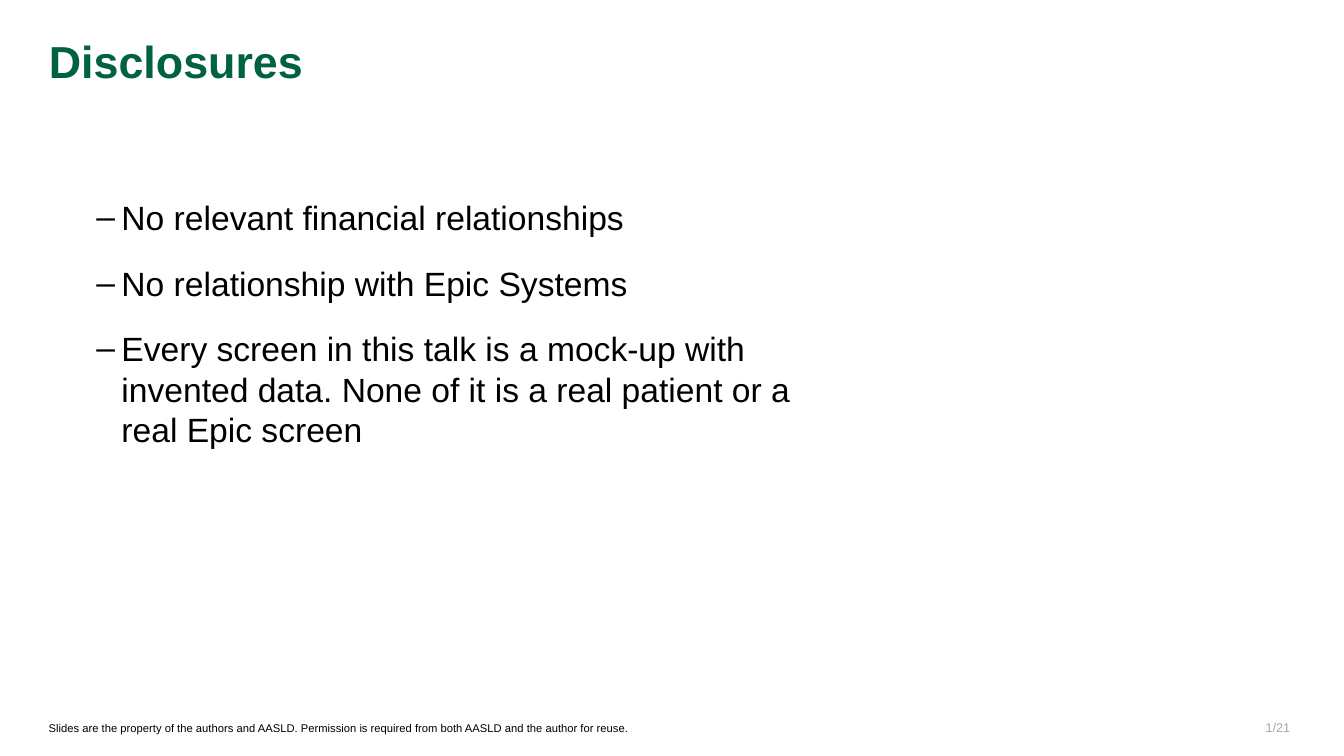
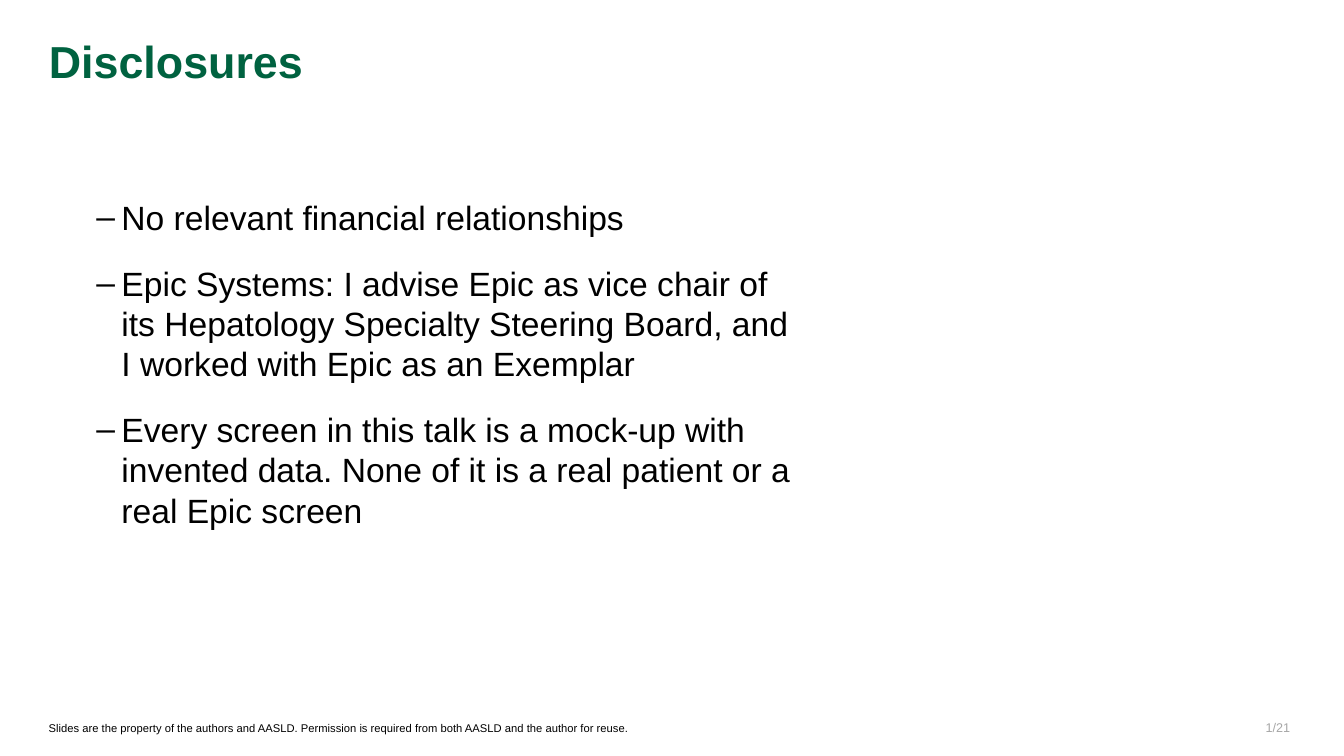
Before and after one commit to qaddodi/mohammad-almeqdadi-lectures, a slide deck: slide 2 of lectures/ehr-tools-tlm-2026/Epically Efficient EHR Tools.pptx. Drawn at 1344x756 pixels with LibreOffice and Linux fonts; fonts in the diff are those of the drawing; background and template pictures are left out. Boxes give left, top, right and bottom in pixels: in the first picture for what was removed or moved away, otherwise in the second. Text is boxed around its words. In the diff, an @@ line names an element or a change of style, - is before the commit and + after.

```diff
--- a/lectures/ehr-tools-tlm-2026/Epically Efficient EHR Tools.pptx
+++ b/lectures/ehr-tools-tlm-2026/Epically Efficient EHR Tools.pptx
@@ text at (x1=121, y1=271, x2=788, y2=383): text changed @@
-– No relationship with Epic Systems
+– Epic Systems: I advise Epic as vice chair of its Hepatology Specialty Steering Board, and I worked with Epic as an Exemplar
```
Also in this commit, not shown: 3 other files.
